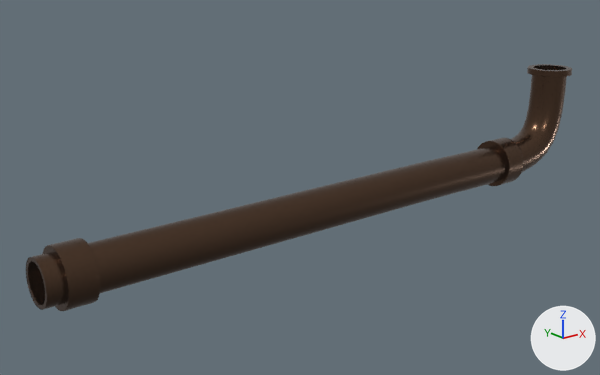
A saved change to the FBX model Assets/Models/BlenderPrefabs/Pipe.fbx.
One viewpoint serves both versions: a camera (50 mm lens) standing at (-0.567, 0.526, 0.3) and looking at (-0.052, 1.17, 0.043). The lights are fixed; the arrows at lower right show +X, +Y and +Z. Where no turn or scale is listed for an object, it has been applied to the vertices. Vertices at the same position are counted once.
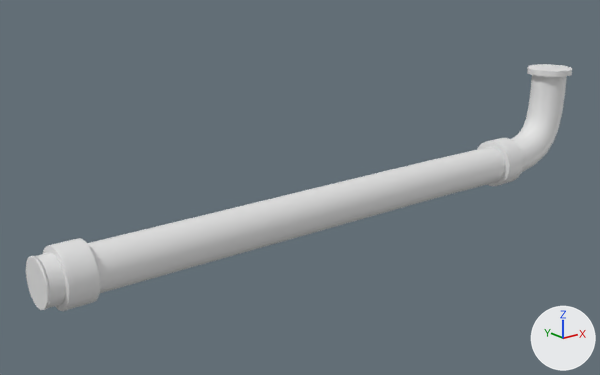
Location of each change, (x1, y1, x2, y2) in pixels of the pictures (600 x 375 px):
'Pipe', recoloured (brown to white): (26, 66, 567, 310) in both
'Cylinder.001', recoloured (brown to white): (477, 138, 524, 186) in both
part 1 of me_cylinder_003, built on: (26, 238, 100, 311) in both
part 2 of me_cylinder_005, added: after (534, 65, 566, 70)
part 3 of me_cylinder_005, recoloured (brown to grey): (527, 64, 572, 77) in both

The change, as a list of edits to the scene's bpy script:
```text
Change me_cylinder_005:
    used by ob_cylinder_003; location = (0.311, 1.1381, 0.1111)
    verts and faces of me_cylinder_005; kept vertices keep their numbers, new ones are numbered from 320
    before: 96 (0.009, 0.0195, 0.0229) at pixel (536, 65), 97 (0.0052, 0.0192, 0.0229) at pixel (535, 66), 98 (0.0015, 0.018, 0.0229) at pixel (534, 66), 99 (-0.0019, 0.0162, 0.0229) at pixel (533, 66), 100 (-0.0048, 0.0138, 0.0229) at pixel (533, 67)
    before: 101 (-0.0073, 0.0108, 0.0229) at pixel (534, 67), 102 (-0.0091, 0.0075, 0.0229) at pixel (535, 68), 103 (-0.0102, 0.0038, 0.0229) at pixel (537, 68), 104 (-0.0106, 0.0, 0.0229) at pixel (540, 69), 105 (-0.0102, -0.0038, 0.0229) at pixel (543, 69)
    before: 106 (-0.0091, -0.0075, 0.0229) at pixel (546, 69), 107 (-0.0073, -0.0108, 0.0229) at pixel (549, 70), 108 (-0.0048, -0.0138, 0.0229) at pixel (552, 70), 109 (-0.0019, -0.0162, 0.0229) at pixel (555, 70), 110 (0.0015, -0.018, 0.0229) at pixel (558, 70)
    before: 111 (0.0052, -0.0192, 0.0229) at pixel (561, 69), 112 (0.009, -0.0195, 0.0229) at pixel (563, 69), 113 (0.0128, -0.0192, 0.0229) at pixel (564, 69), 114 (0.0164, -0.018, 0.0229) at pixel (565, 68), 115 (0.0198, -0.0162, 0.0229) at pixel (566, 68)
    before: 116 (0.0228, -0.0138, 0.0229) at pixel (565, 67), 117 (0.0252, -0.0108, 0.0229) at pixel (565, 67), 118 (0.027, -0.0075, 0.0229) at pixel (563, 66), 119 (0.0281, -0.0038, 0.0229) at pixel (561, 66), 120 (0.0285, 0.0, 0.0229) at pixel (559, 66)
    before: 121 (0.0281, 0.0038, 0.0229) at pixel (556, 65), 122 (0.027, 0.0075, 0.0229) at pixel (553, 65), 123 (0.0252, 0.0108, 0.0229) at pixel (550, 65), 124 (0.0228, 0.0138, 0.0229) at pixel (547, 65), 125 (0.0198, 0.0162, 0.0229) at pixel (544, 65)
    before: 126 (0.0164, 0.018, 0.0229) at pixel (541, 65), 127 (0.0128, 0.0192, 0.0229) at pixel (538, 65)
    remove me_cylinder_005.from_pydata(...)  # 320 vertices, 288 faces; spans x -0.0177..0.0357, y -0.0267..0.0267, z 0.0158..0.0229
    add me_cylinder_005.from_pydata(...)  # 320 vertices, 289 faces; spans x -0.0177..0.0357, y -0.0267..0.0267, z 0.0158..0.0229
    me_cylinder_005 part 2
    add faces += [(96, 97, 98, 99, 100, 101, 102, 103, 104, 105, 106, 107, 108, 109, 110, 111, 112, 113, 114, 115, 116, 117, 118, 119, 120, 121, 122, 123, 124, 125, 126, 127)]
    me_cylinder_005 part 3: 288 faces spanning x -0.0177..0.0357, y -0.0267..0.0267, z 0.0158..0.0229 switch from mat_pipemetal (brown #5c4535) to no material
Change me_cylinder_003:
    used by ob_cylinder_002; location = (-0.3187, 1.1381, 0.0279)
    remove me_cylinder_003.from_pydata(...)  # 576 vertices, 544 faces; spans x -0.029..0.584, y -0.027..0.027, z -0.028..0.028
    remove me_cylinder_003.materials.append(mat_pipemetal)  # brown #5c4535
    add me_cylinder_003.from_pydata(...)  # 5120 vertices, 5186 faces; spans x -0.029..0.584, y -0.027..0.027, z -0.028..0.028
    me_cylinder_003 part 1: 42 vertices moved within x -0.029..0.013, y -0.027..0.027, z -0.028..0.028; 62 vertices removed from x -0.014..0.013, y -0.027..0.027, z -0.028..0.028; 4606 vertices added at x -0.029..0.584, y -0.027..0.027, z -0.028..0.028
Change me_beziercurve:
    where me_beziercurve.from_pydata(...)  # 1700 vertices, 1632 faces; spans x -0.226..0.463, y -0.021..0.021, z -0.023..0.105
    remove me_beziercurve.materials.append(mat_pipemetal)  # brown #5c4535
Change me_cylinder_002:
    where me_cylinder_002.from_pydata(...)  # 320 vertices, 288 faces; spans x -0.0135..0.0135, y -0.0267..0.0267, z -0.0277..0.0277
    remove me_cylinder_002.materials.append(mat_pipemetal)  # brown #5c4535
```
